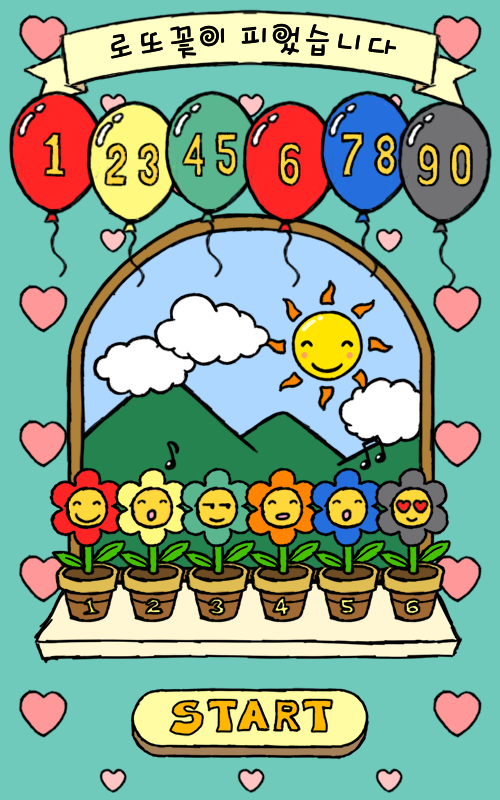
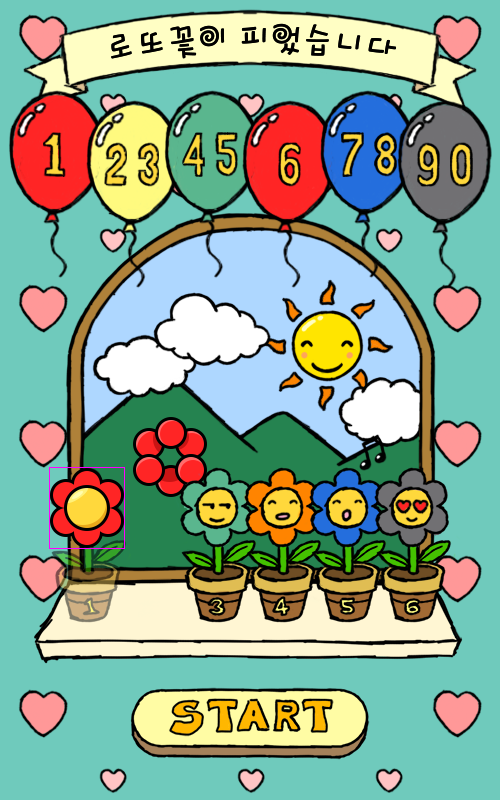
Before/after of a 500 × 800 layered artwork. What changed in the layer stack:
hid group "02" (1st of 2, in "꽃") (5 layers) over [114, 440, 202, 623]
added layer "Layer 51" in group "01" over [49, 467, 125, 549]
added layer "Ellipse 2" in group "01" over [60, 482, 106, 525]
added layer "Ellipse 1" in group "01" over [67, 488, 107, 528]
added group "Group 2 copy" with 1 layers in group "01" over [53, 471, 121, 545]
added layer "Rounded Rectangle 2" in group "Group 2 copy" over [53, 471, 121, 545]
added group "Group 2" with 15 layers in group "01" over [136, 420, 206, 495]
added layer "Ellipse 5" in group "Group 2" over [160, 421, 186, 447]
added layer "01" (2nd of 2, in "꽃" › "01" › "Group 2") in group "Group 2" over [158, 420, 184, 446]
added layer "Ellipse 5 copy 4" in group "Group 2" over [136, 459, 166, 489]
added layer "05" (2nd of 2, in "꽃" › "01" › "Group 2") in group "Group 2" over [136, 457, 162, 483]
added layer "Ellipse 5 copy 5" in group "Group 2" over [180, 460, 206, 486]
added layer "03" (2nd of 2, in "꽃" › "01" › "Group 2") in group "Group 2" over [178, 457, 204, 483]
added layer "Ellipse 5 copy 7" in group "Group 2" over [153, 456, 186, 482]
added layer "Ellipse 5 copy 3" in group "Group 2" over [160, 469, 186, 495]
added layer "04" (2nd of 2, in "꽃" › "01" › "Group 2") in group "Group 2" over [158, 468, 184, 494]
added layer "Ellipse 5 copy 8" in group "Group 2" over [153, 421, 189, 457]
added layer "Ellipse 5 copy 6" in group "Group 2" over [137, 431, 173, 467]
added layer "06" (2nd of 2, in "꽃" › "01" › "Group 2") in group "Group 2" over [136, 431, 162, 457]
added group "Group 1" (50%) with 3 layers in group "01" over [49, 467, 137, 623]
moved "Layer 42" into group "Group 1" over [72, 500, 102, 524]
moved "Layer 2" (6th of 9, in "꽃" › "01" › "Group 1") into group "Group 1" over [49, 467, 127, 623]
moved "color" (6th of 6, in "꽃" › "01" › "Group 1") into group "Group 1" over [49, 469, 137, 622]
…and 5 more changes (5 added)
